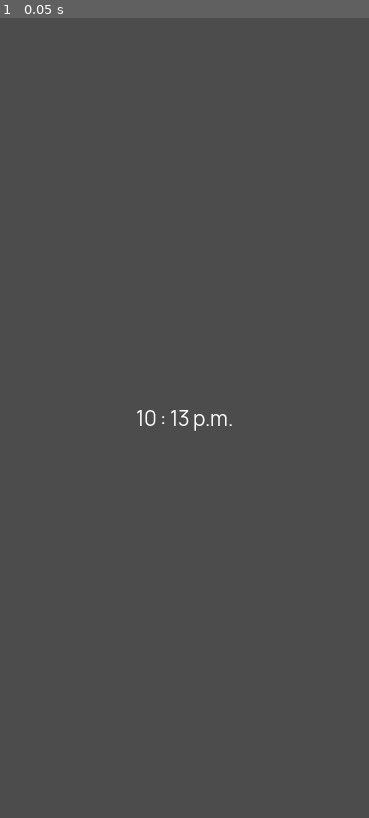
Above: before the commit, frame 1.
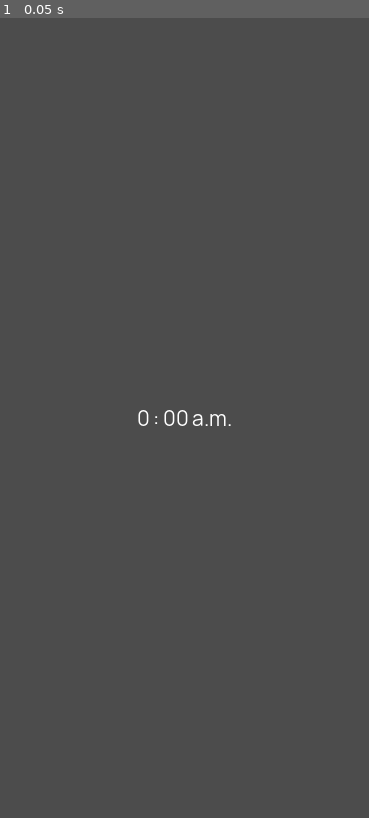
Above: after the commit, the same moment.

Repository: mrwm/clock
Game: Godot game, scene res://Stopwatch.tscn
Same seed, same stepped clock (60 frames per second), same inputs: the game is played once before the commit and once after it. This scene is started directly instead of the project's main scene.
Inputs:
- Up to frame 1 (0.05 s): no input

The runs differ from the first frame. In frame 1, 0.2% of the frame differs, in the area x 37-63%, y 49-52%.

Commit message:
get fps and use delta to calculate milliseconds

Diff:
--- a/Stopwatch.gd
+++ b/Stopwatch.gd
@@ -1,7 +1,7 @@
 extends Control
 
 # Variables
-var timeValue = null;
+var timeValue = 0;
 
 onready var ampm = $"VBoxContainer/CenterContainer/TimeSplit/ampm";
 onready var hour = $"VBoxContainer/CenterContainer/TimeSplit/Hour";
@@ -18,12 +18,16 @@
   pass
 
 # Called every frame. 'delta' is the elapsed time since the previous frame.
-func _process(_delta):
-  timeValue = OS.get_time();
+func _process(delta):
+  timeValue += delta;
+  var fps = Performance.get_monitor(Performance.TIME_FPS)
+  var milSecDelta = fmod(timeValue, fps);
+
   var isAM = true;
-  var currentHour = timeValue.hour;
-  var currentMinute = timeValue.minute;
-  var currentSecond = timeValue.second;
+  var currentHour = 0;
+  var currentMinute = 0;
+  var currentSecond = 0;
+  var currentMilsec = 0;
 
   ampm.visible = false;
   second.visible = false;
--- a/Stopwatch.tscn
+++ b/Stopwatch.tscn
@@ -2,7 +2,7 @@
 
 [ext_resource path="res://Stopwatch.gd" type="Script" id=1]
 
-[node name="Clock" type="Control"]
+[node name="Stopwatch" type="Control"]
 anchor_right = 1.0
 anchor_bottom = 1.0
 script = ExtResource( 1 )
